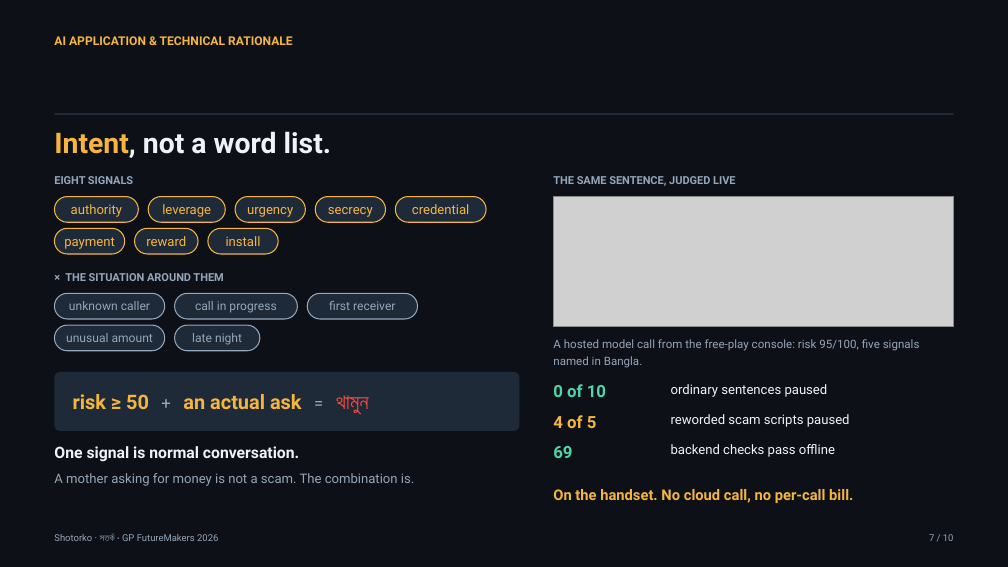
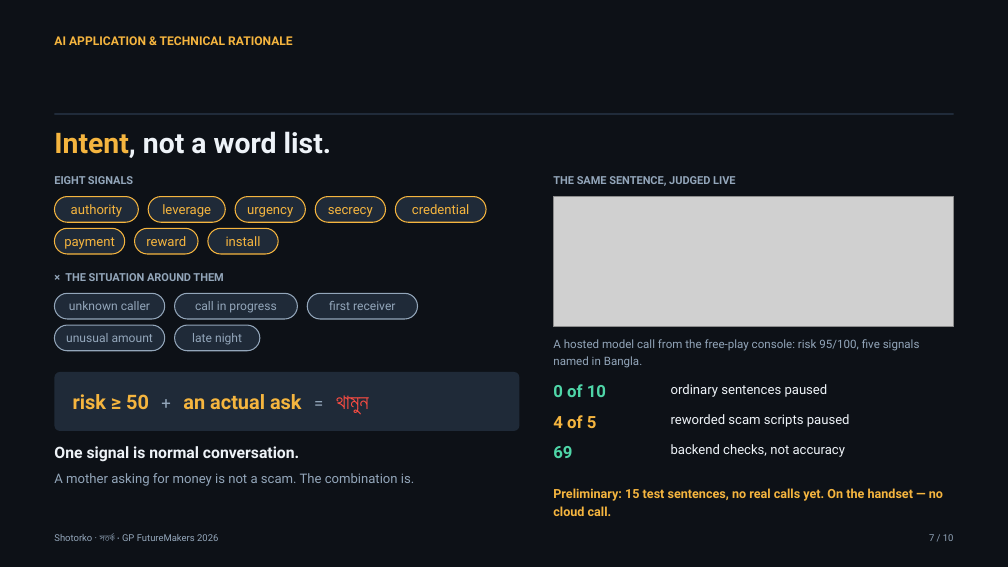
Before and after one commit to Mayamoho/shotorko-ai, a slide deck: slide 7 of pitch/Shotorko-GP-FutureMakers-2026.pptx. Drawn at 1008x567 pixels with LibreOffice and Linux fonts; fonts in the diff are those of the drawing; grey boxes stand for pictures. Boxes give left, top, right and bottom in pixels: in the first picture for what was removed or moved away, otherwise in the second. Text is boxed around its words. In the diff, an @@ line names an element or a change of style, - is before the commit and + after.

```diff
--- a/pitch/Shotorko-GP-FutureMakers-2026.pptx
+++ b/pitch/Shotorko-GP-FutureMakers-2026.pptx
@@ text at box(671, 444, 845, 457): text changed @@
-backend checks pass offline
+backend checks, not accuracy
@@ text at box(553, 488, 943, 516): text changed; size 14 to 12 pt @@
-On the handset. No cloud call, no per-call bill.
+Preliminary: 15 test sentences, no real calls yet. On the handset — no cloud call.
```
Also in this commit, not shown: 5 other slides changed, 5 other files.
